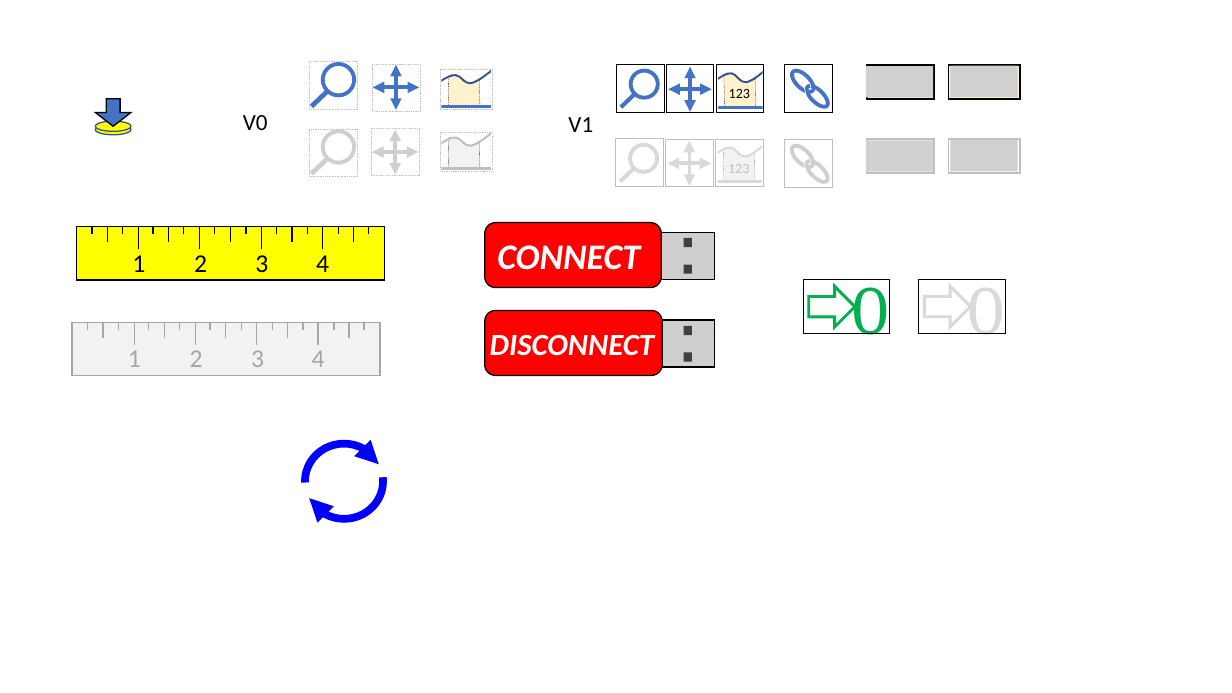
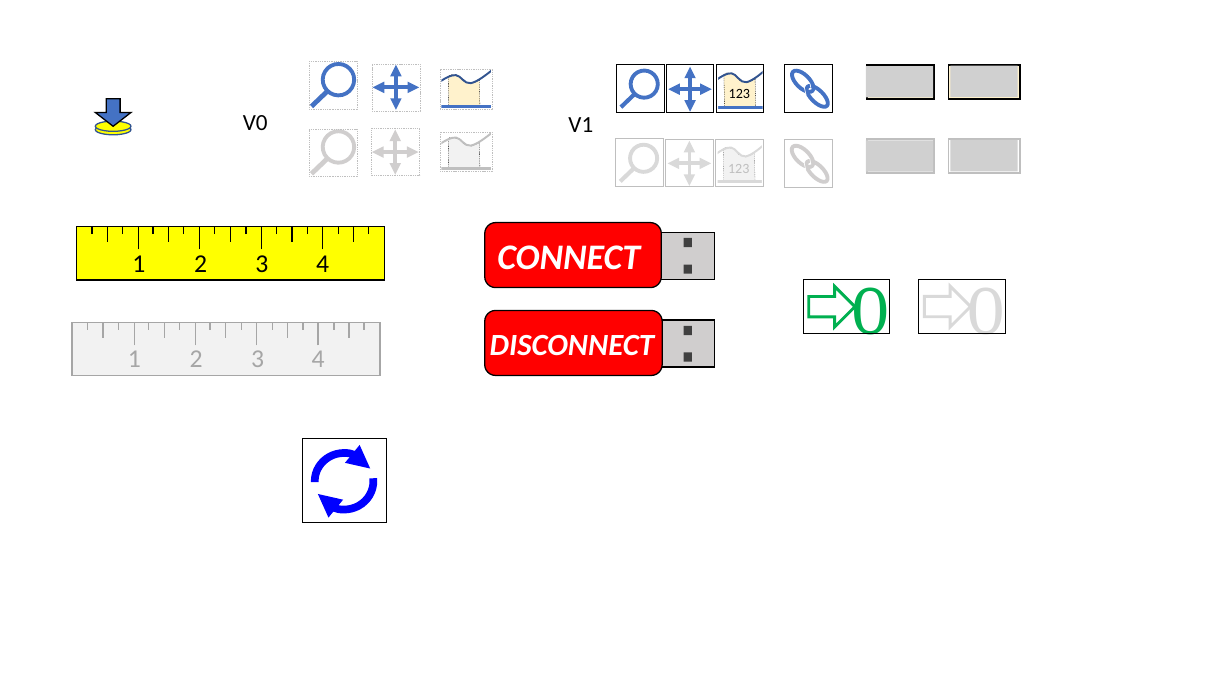
Before and after one commit to matsselen/IOLabWeb, a slide deck: slide 1 of images/IOLabWebImages.pptx. Drawn at 1232x693 pixels with LibreOffice and Linux fonts; fonts in the diff are those of the drawing; grey boxes stand for pictures. Boxes give left, top, right and bottom in pixels: in the first picture for what was removed or moved away, otherwise in the second. Text is boxed around its words. In the diff, an @@ line names an element or a change of style, - is before the commit and + after.

```diff
--- a/images/IOLabWebImages.pptx
+++ b/images/IOLabWebImages.pptx
@@ rectangle added at (x1=302, y1=438, x2=387, y2=523), outline #000000 0.75 pt @@
@@ arc (boxed as its full ellipse) resized from (x1=305, y1=444, x2=383, y2=518) to (x1=315, y1=453, x2=373, y2=509) @@
@@ arc (boxed as its full ellipse) resized from (x1=305, y1=444, x2=383, y2=518) to (x1=315, y1=453, x2=373, y2=509) @@
```
Also in this commit, not shown: 4 other files.
